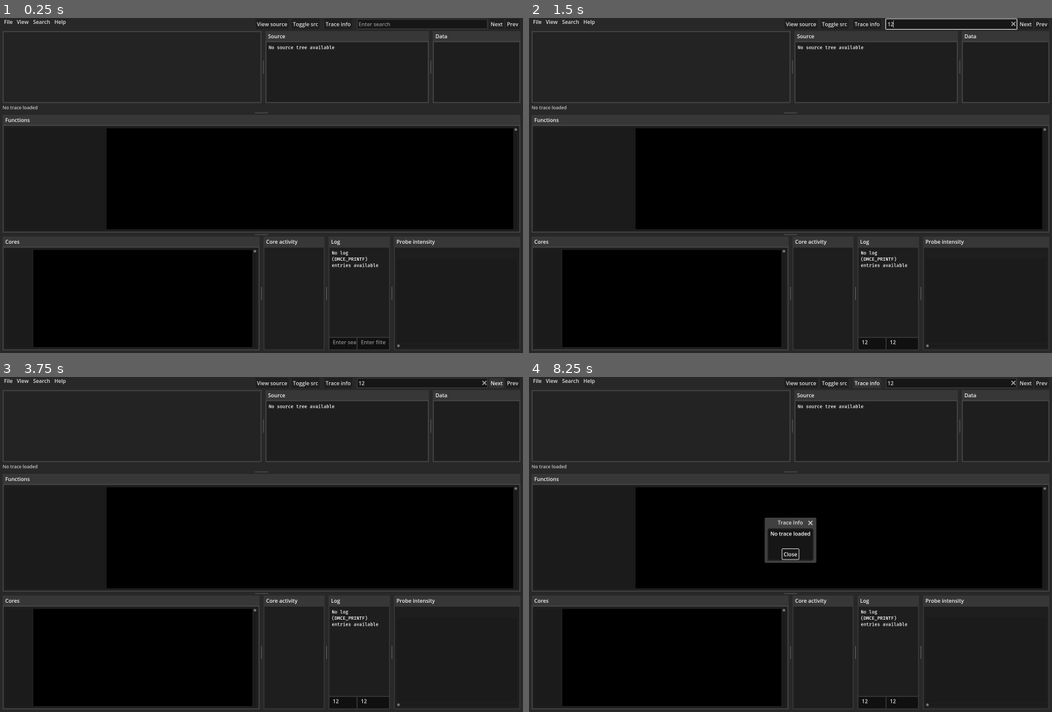
Above: before the commit, frames 1-4 (two rows, left to right).
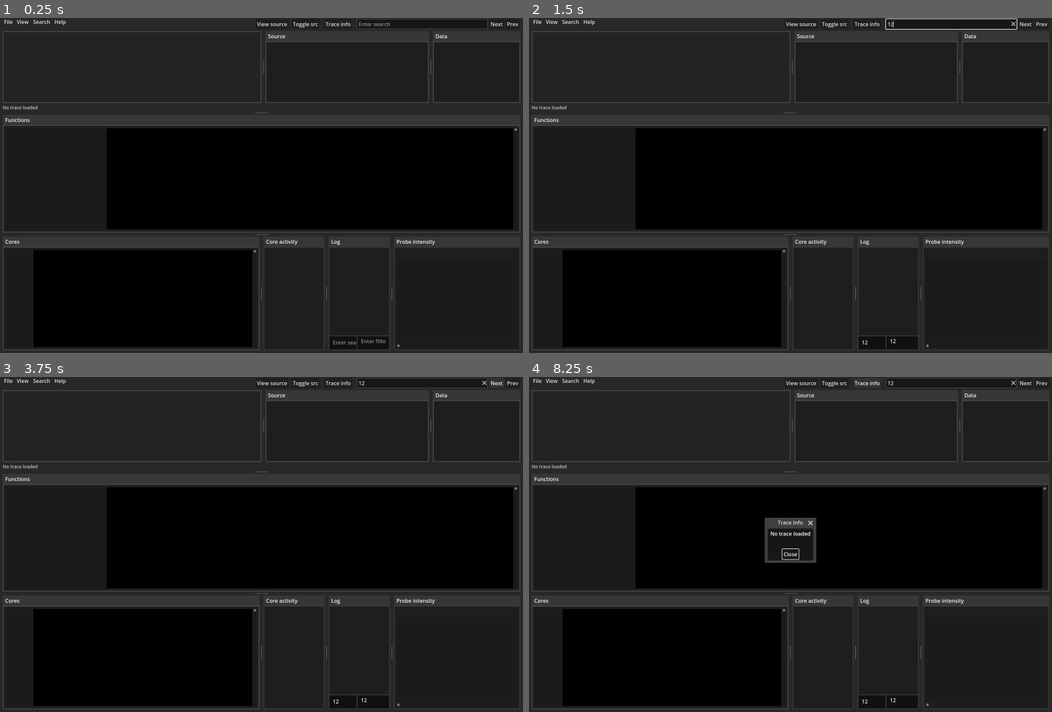
Above: after the commit, the same moments.

Repository: PatrikAAberg/dmce-gui
Game: Godot game, scene res://scene_controller.tscn
The game is run twice, just before and just after one commit, with the same random seed, the same clock (stepped at 60 frames per second) and the same inputs.
Inputs (mouse positions are in pixels of both pictures, inside the frame that each line leads up to):
- Up to frame 1 (0.25 s): no input
- Up to frame 2 (1.5 s): click (748, 336) at 0.52 s; type "Alex" at 0.6 s; click (874, 342) at 0.75 s; type "12" at 0.83 s; click (900, 342) at 0.98 s; type "12" at 1.07 s; click (952, 24) at 1.27 s; type "12" at 1.35 s
- Up to frame 3 (3.75 s): click "Next" at 2 s; click "Next" at 2.75 s; click "Next" at 3.5 s
- Up to frame 4 (8.25 s): click "Next" at 4.25 s; click "Prev" at 5 s; click "Diff prev" at 5.75 s; click "Diff all" at 6.5 s; click "Prev" at 7.25 s; click "Trace info" at 8 s

The runs differ from the first frame. In frame 1, 0.3% of the frame differs, in the area x 51-75%, y 8-98%; in frame 2, 0.3%; in frame 3, 0.3%; in frame 4, 0.3%.
Error before the commit: Invalid access of index '0' on a base object of type: 'Array'. (res://TraceGUI.gd:839)
Error after the commit: Invalid access of index '0' on a base object of type: 'Array'. (res://TraceGUI.gd:844)

Commit message:
trace: basic log search

Diff:
--- a/dmcetraceGUI/TraceGUI.gd
+++ b/dmcetraceGUI/TraceGUI.gd
@@ -115,6 +115,7 @@
 var LogRichTextLabel
 var CoreActivityTabContainer
 var MovieTabContainer
+var LogFindLineEdit
 
 func Activate():
 	Active = true
@@ -444,6 +445,7 @@
 	tracetmp.FindAllMarkers = []
 	tracetmp.HexDump = []
 	tracetmp.LogPrintf = ""
+	tracetmp.LogPrintfLines = []
 	tracetmp.HexDumpRaw = []
 	tracetmp.HexDumpTraceEntry = []
 	tracetmp.HexDumpTraceEntryIndex = []
@@ -510,7 +512,6 @@
 				printf_last_ts = ts
 				var out = str(ts) + ":" + "+" + str(printf_diff) + ":" + str(core) + ":" + sline[6].rstrip("\n")
 				tracetmp.LogPrintf += "[url=" + str(len(tracetmp.tracebuffer)) + "]" + out + "[/url]\n"
-
 			var m = re_get_probenbr.search(line)
 			tracetmp.TimestampsPerCore[core].append(ts)
 
@@ -541,6 +542,8 @@
 			record = 1
 		elif not record:
 			tracetmp.TraceInfo.append(line)
+
+	tracetmp.LogPrintfLines = tracetmp.LogPrintf.split("\n")
 
 	tracetmp = FDrawListInsertLast(tracetmp)
 	tracetmp.ProbedTree = false
@@ -733,6 +736,7 @@
 	SrcViewScrollBar = SrcView.get_v_scroll_bar()
 	LogRichTextLabel = get_node("Background/VSplitTop/VSplitBot/TCMovieHSplitContainer/HistoCoreActivityHSplitContainer/LogCoreActivityHSplitContainer/LogTabContainer/LogVBoxContainer/LogRichTextLabel")
 	MovieTabContainer = get_node("Background/VSplitTop/VSplitBot/TCMovieHSplitContainer/HistoCoreActivityHSplitContainer/MovieTabContainer")
+	LogFindLineEdit = get_node("Background/VSplitTop/VSplitBot/TCMovieHSplitContainer/HistoCoreActivityHSplitContainer/LogCoreActivityHSplitContainer/LogTabContainer/LogVBoxContainer/HBoxContainer/LogSearchLineEdit")
 	re_remove_probe = RegEx.new()
 	re_remove_probe.compile("\\(DMCE_PROBE.*?\\),")      #\d*(.*?),")
 	re_get_probenbr = RegEx.new()
@@ -766,6 +770,7 @@
 	SrcPopOutButton.pressed.connect(self._src_pop_out_button_pressed)
 	ShowLogButton.pressed.connect(self._show_log_button_pressed)
 	LogRichTextLabel.meta_clicked.connect(self._log_meta_clicked)
+	LogFindLineEdit.text_submitted.connect(self._log_find_text_submitted)
 
 	TChartTab.set_tab_title(0, "Cores")
 	FTab.set_tab_title(0, "Functions")
@@ -859,6 +864,13 @@
 				PopulateViews(TRACE | INFO | SRC)
 				break
 
+func _log_find_next(searchstr):
+	if Trace[TActive].index > 0:
+		for i in range(0,len(Trace[TActive].LogPrintfLines)):
+			if searchstr in Trace[TActive].LogPrintfLines[i]:
+				print("Found at: " + str(i))
+				LogRichTextLabel.scroll_to_line(i)
+
 func _find_next_button_pressed():
 	FindNextButton.release_focus()
 	_find_next(FindLineEdit.text)
@@ -881,6 +893,12 @@
 	PopulateViews(SRC | INFO | TRACE)
 	UpdateTimeLine()
 	UpdateMarkers()
+
+var CurrentLogSearchString = ""
+func _log_find_text_submitted(text):
+	LogFindLineEdit.release_focus()
+	CurrentLogSearchString = LogFindLineEdit.text
+	_log_find_next(LogFindLineEdit.text)
 
 func _show_all_cores(ind):
 	FChart.ClearCores(ind)
--- a/dmcetraceGUI/TraceGUI.tscn
+++ b/dmcetraceGUI/TraceGUI.tscn
@@ -142,6 +142,7 @@
 bg_color = Color(0.215686, 0.215686, 0.215686, 1)
 
 [sub_resource type="StyleBoxFlat" id="StyleBoxFlat_fkd24"]
+content_margin_top = 10.0
 bg_color = Color(0.0627451, 0.0627451, 0.0627451, 1)
 border_width_left = 3
 border_width_top = 3
@@ -270,7 +271,7 @@
 focus_mode = 2
 theme_override_fonts/normal_font = ExtResource("3_wmipt")
 theme_override_font_sizes/normal_font_size = 14
-text = "No source tree available
+text = "
 "
 autowrap_mode = 0
 selection_enabled = true
@@ -456,7 +457,6 @@
 theme_override_fonts/normal_font = ExtResource("3_wmipt")
 theme_override_font_sizes/normal_font_size = 14
 bbcode_enabled = true
-text = "No log (DMCE_PRINTF) entries available"
 meta_underlined = false
 hint_underlined = false
 
